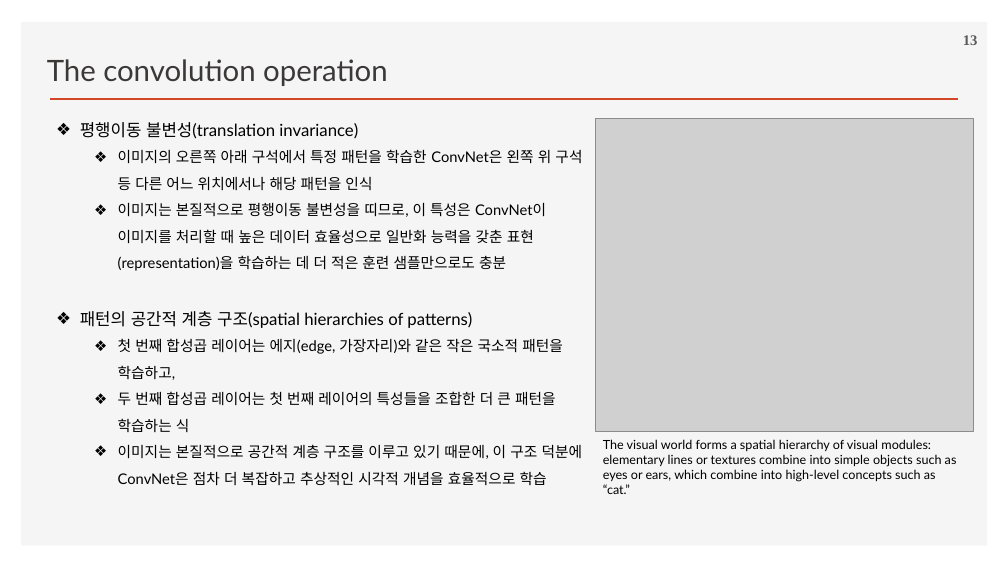
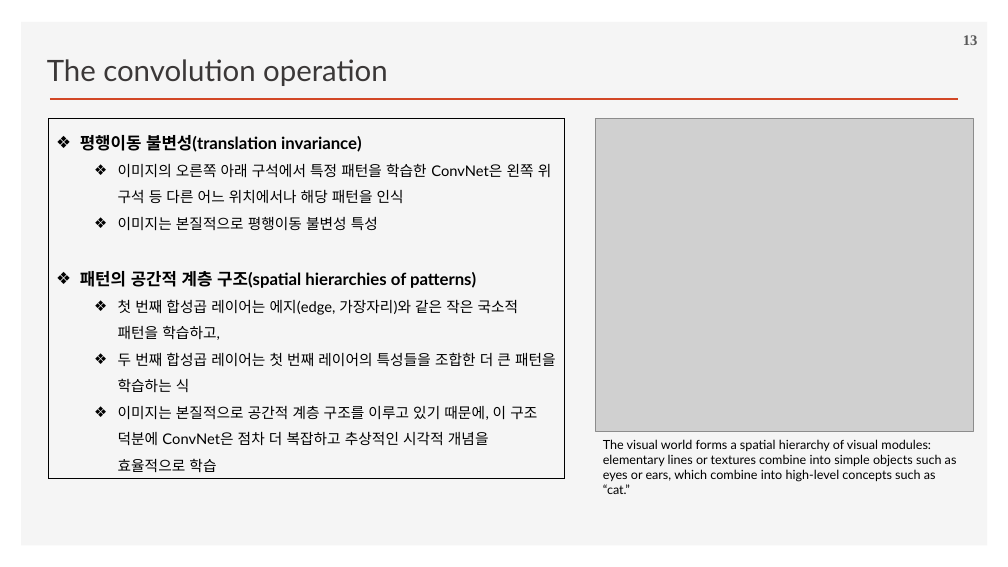
Before and after one commit to ancestor9/2026_Fall_Deep-Learning-with-Python, a slide deck: slide 13 of Chapter 08 Image Classification.pptx. Drawn at 1008x567 pixels with LibreOffice and Linux fonts; fonts in the diff are those of the drawing; grey boxes stand for pictures; background and template pictures are left out. Boxes give left, top, right and bottom in pixels: in the first picture for what was removed or moved away, otherwise in the second. Text is boxed around its words. In the diff, an @@ line names an element or a change of style, - is before the commit and + after.

```diff
--- a/Chapter 08 Image Classification.pptx
+++ b/Chapter 08 Image Classification.pptx
@@ rectangle "평행이동 불변성(translation invariance)": place and size @@
-rectangle "평행이동 불변성(translation invariance)" at box(80, 122, 583, 485)
+rectangle "평행이동 불변성(translation invariance)" at box(49, 119, 565, 479)
@@ rectangle "평행이동 불변성(translation invariance)" at box(49, 119, 565, 479): outline none to #000000 0.75 pt @@
@@ text in rectangle at box(80, 135, 476, 288): bold on in "평행이동 불변성(translation invariance)", "패턴의 공간적 계층 구조(spatial hierarchies of patterns)" @@
@@ text in rectangle at box(118, 217, 378, 230): text changed @@
-  ❖ 이미지는 본질적으로 평행이동 불변성을 띠므로, 이 특성은 ConvNet이 이미지를 처리할 때 높은 데이터 효율성으로 일반화 능력을 갖춘 표현(representation)을 학습하는 데 더 적은 훈련 샘플만으로도 충분
+  ❖ 이미지는 본질적으로 평행이동 불변성 특성
```
Also in this commit, not shown: 17 other slides changed, 3 slides added.
